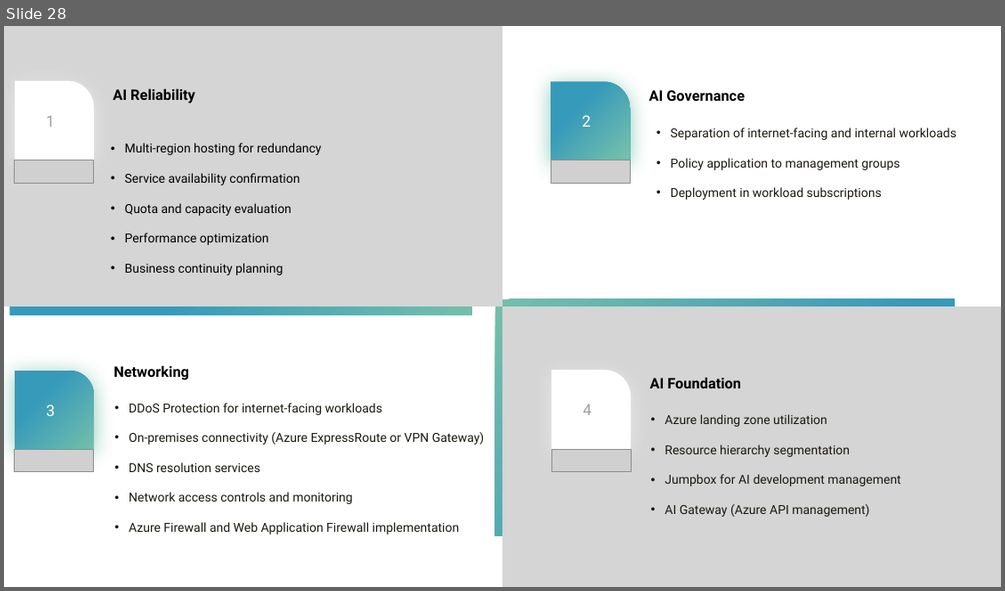
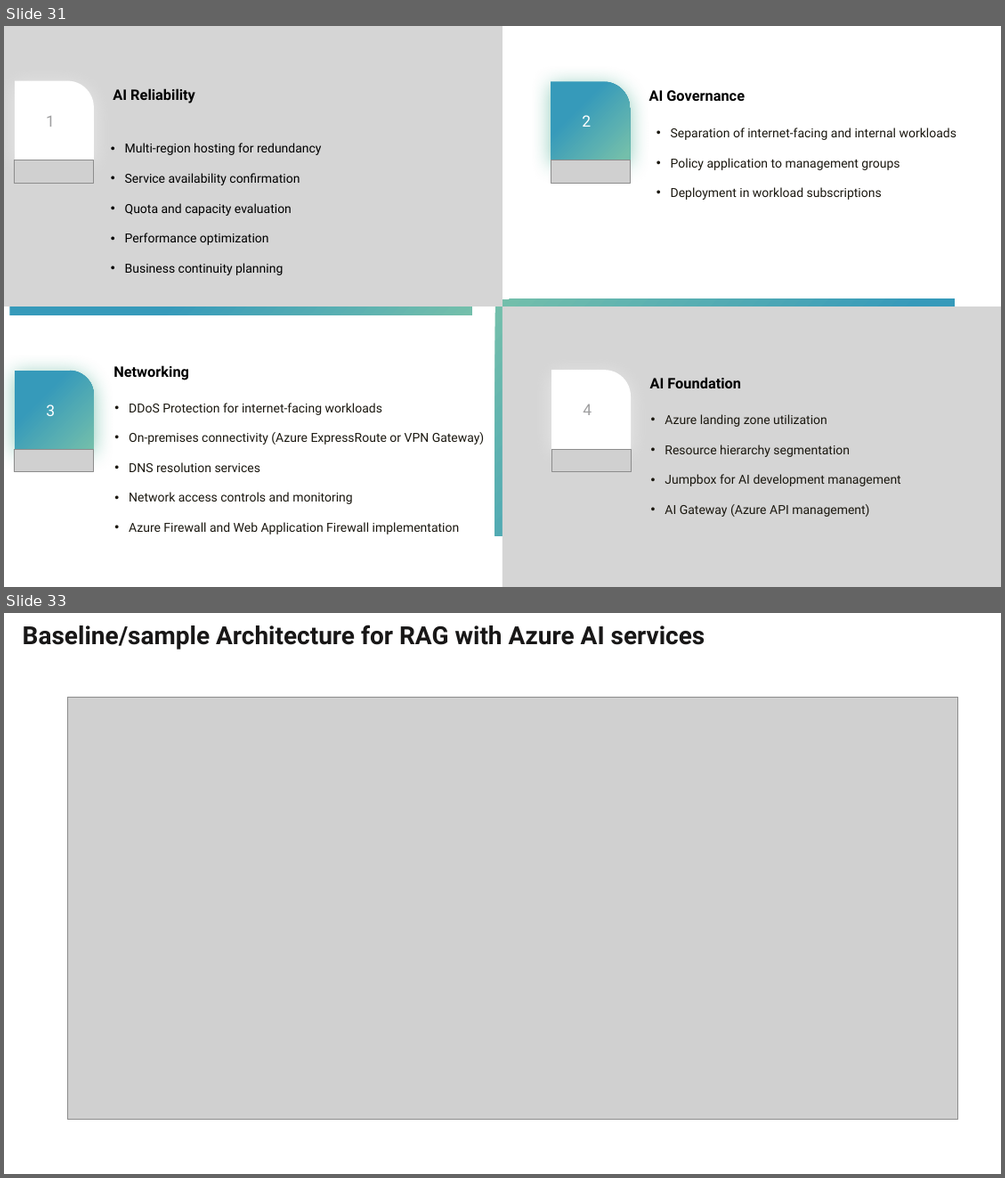
Before and after one commit to hzmarrou/AI-strategy-workshop, a slide deck: AIStrategyAzure-GU.pptx. Shown one above the other, each under a label of ours: slide 28 before the commit, slides 31 and 33 after it; the slides between them are not shown. The pictures are 1005x591 and 1005x1178 pixels, drawn with LibreOffice and Linux fonts; fonts in the diff are those of the drawing; grey boxes stand for pictures. Boxes give left, top, right and bottom in pixels: in the first picture for what was removed or moved away, otherwise in the second. Text is boxed around its words. In the diff, an @@ line names an element or a change of style, - is before the commit and + after.

```diff
--- a/AIStrategyAzure-GU.pptx
+++ b/AIStrategyAzure-GU.pptx
@@ slide 33 added at (x1=4, y1=613, x2=1001, y2=1174), background #FFFFFF @@
@@ text added at (x1=23, y1=625, x2=705, y2=649), 24 pt, text #181717, bold @@
+Baseline/sample Architecture for RAG with Azure AI services
@@ picture added at (x1=67, y1=697, x2=958, y2=1119) @@
@@ what was slide 28 is now slide 31 @@
```
Also in this commit, not shown: 12 slides changed, 4 other slides added, 1 other file.
